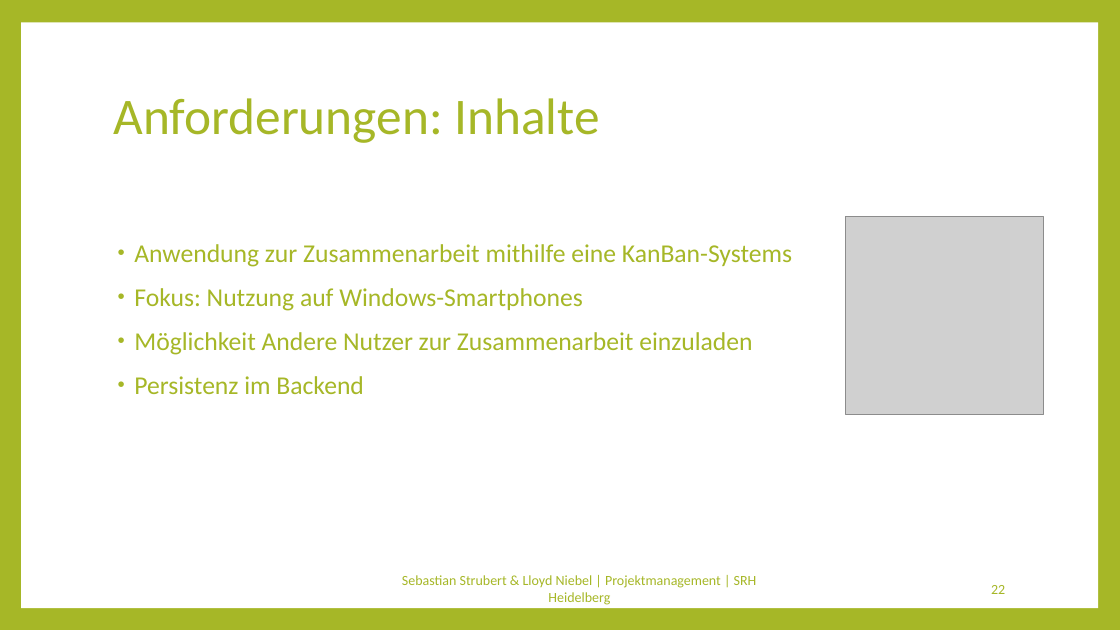
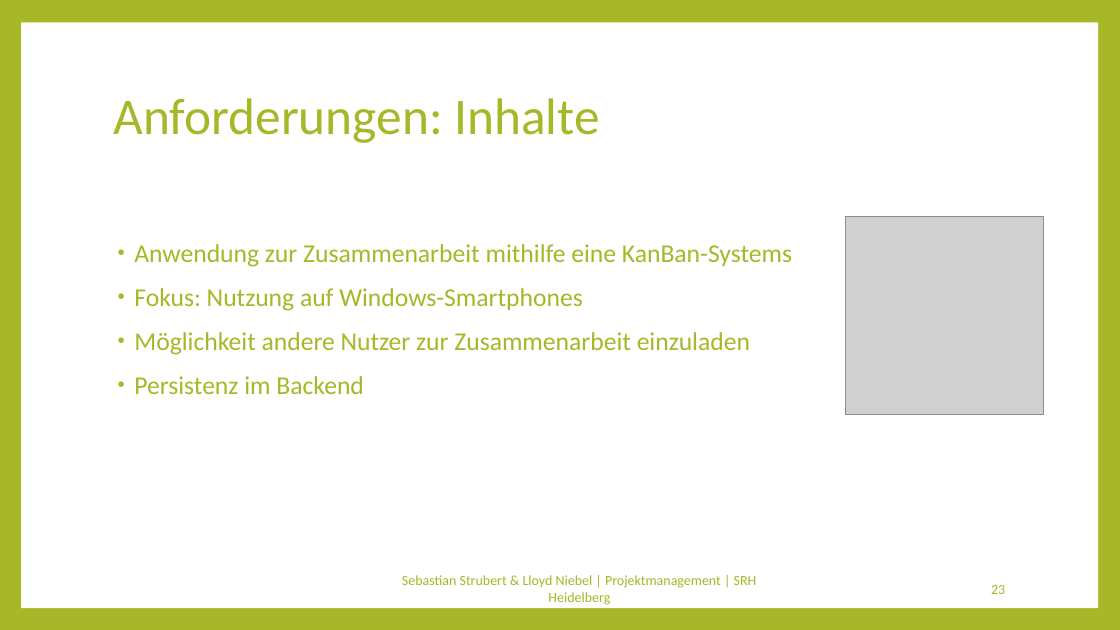
Before and after one commit to Kulu-M/KanBan-App, a slide deck: slide 23 of KanBan-App/Documents/Abschlusspräsentation/Projektmanagement.pptx (slide 22 before the commit). Drawn at 1120x630 pixels with LibreOffice and Linux fonts; fonts in the diff are those of the drawing; grey boxes stand for pictures. Boxes give left, top, right and bottom in pixels: in the first picture for what was removed or moved away, otherwise in the second. Text is boxed around its words. In the diff, an @@ line names an element or a change of style, - is before the commit and + after.

```diff
--- a/KanBan-App/Documents/Abschlusspräsentation/Projektmanagement.pptx
+++ b/KanBan-App/Documents/Abschlusspräsentation/Projektmanagement.pptx
@@ text at (x1=134, y1=332, x2=750, y2=355): text changed @@
-• Möglichkeit Andere Nutzer zur Zusammenarbeit einzuladen
+• Möglichkeit andere Nutzer zur Zusammenarbeit einzuladen
@@ page number at (x1=991, y1=585, x2=1005, y2=594): text changed @@
-22
+23
```
Also in this commit, not shown: 2 other slides changed, 2 slides added.
